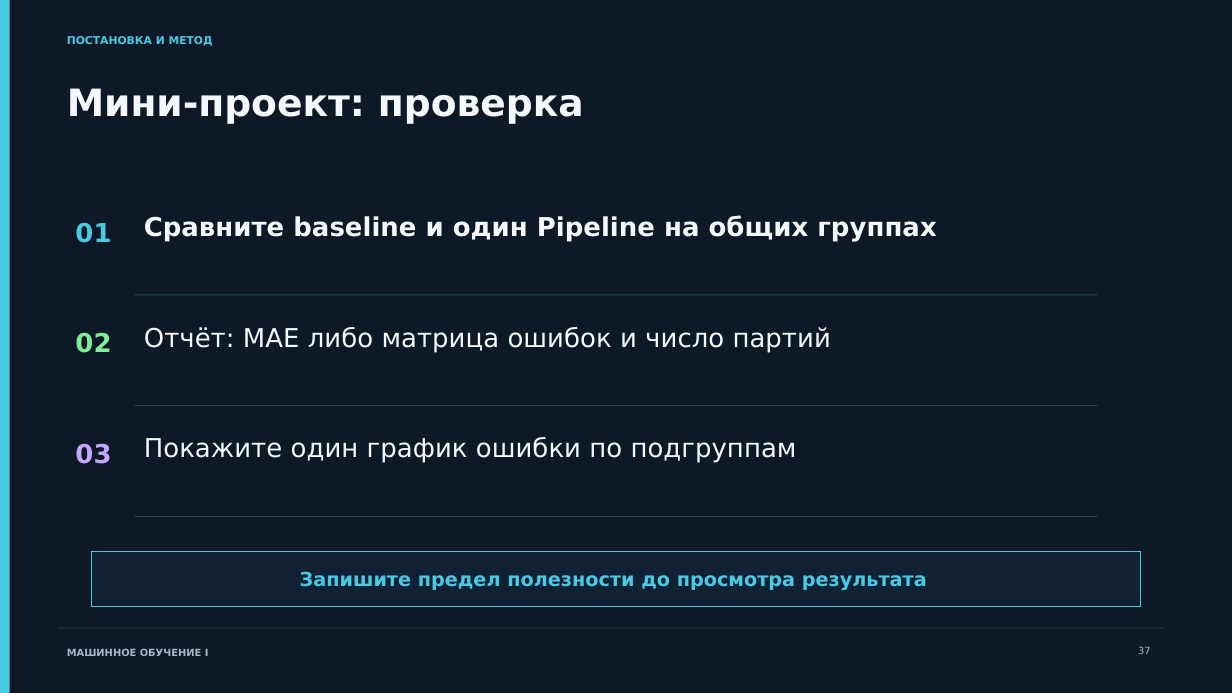
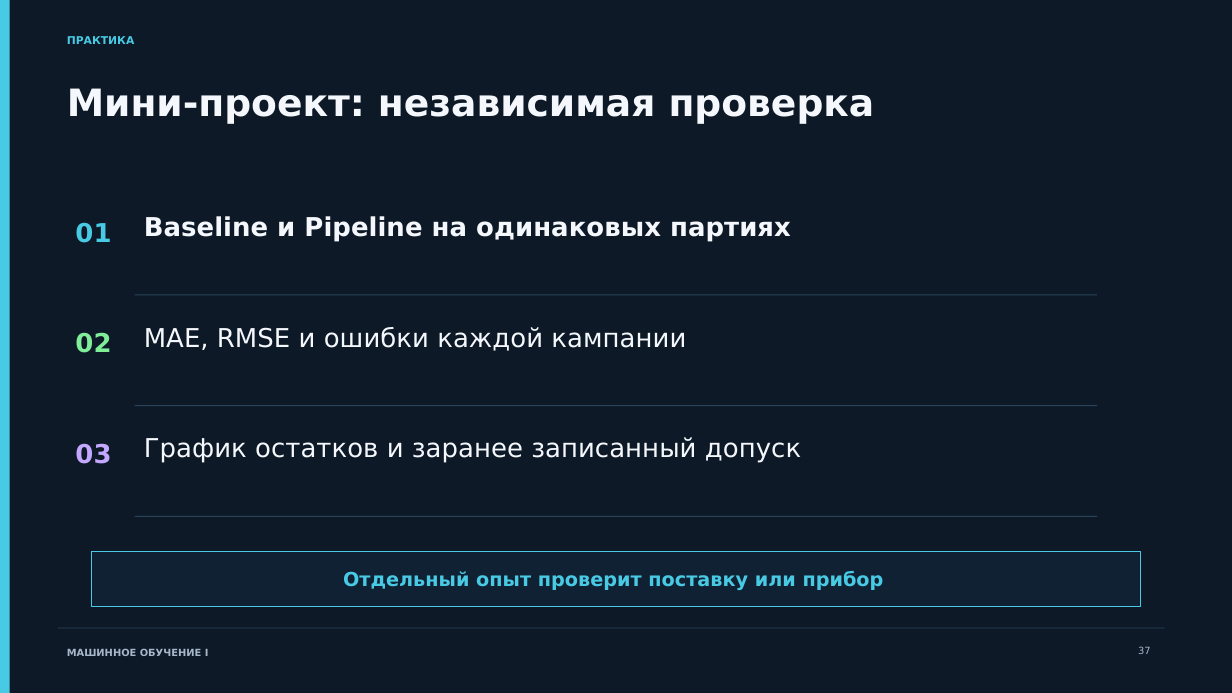
Before and after one commit to ashrpv/computer_science_in_nanoscience, a slide deck: slide 37 of slides/11-ml-problem_and_validation.pptx. Drawn at 1232x693 pixels with LibreOffice and Linux fonts; fonts in the diff are those of the drawing. Boxes give left, top, right and bottom in pixels: in the first picture for what was removed or moved away, otherwise in the second. Text is boxed around its words. In the diff, an @@ line names an element or a change of style, - is before the commit and + after.

```diff
--- a/slides/11-ml-problem_and_validation.pptx
+++ b/slides/11-ml-problem_and_validation.pptx
@@ text at [67,36,134,44]: text changed @@
-ПОСТАНОВКА И МЕТОД
+ПРАКТИКА
@@ text at [67,88,875,124]: text changed @@
-Мини-проект: проверка
+Мини-проект: независимая проверка
@@ text at [144,216,791,241]: text changed @@
-Сравните baseline и один Pipeline на общих группах
+Baseline и Pipeline на одинаковых партиях
@@ text at [144,327,686,351]: text changed @@
-Отчёт: MAE либо матрица ошибок и число партий
+MAE, RMSE и ошибки каждой кампании
@@ text at [144,437,801,463]: text changed @@
-Покажите один график ошибки по подгруппам
+График остатков и заранее записанный допуск
@@ text at [343,571,884,590]: text changed @@
-Запишите предел полезности до просмотра результата
+Отдельный опыт проверит поставку или прибор
```
Also in this commit, not shown: 37 other slides changed, 2 slides added, 2 slides removed, 3 other files.
